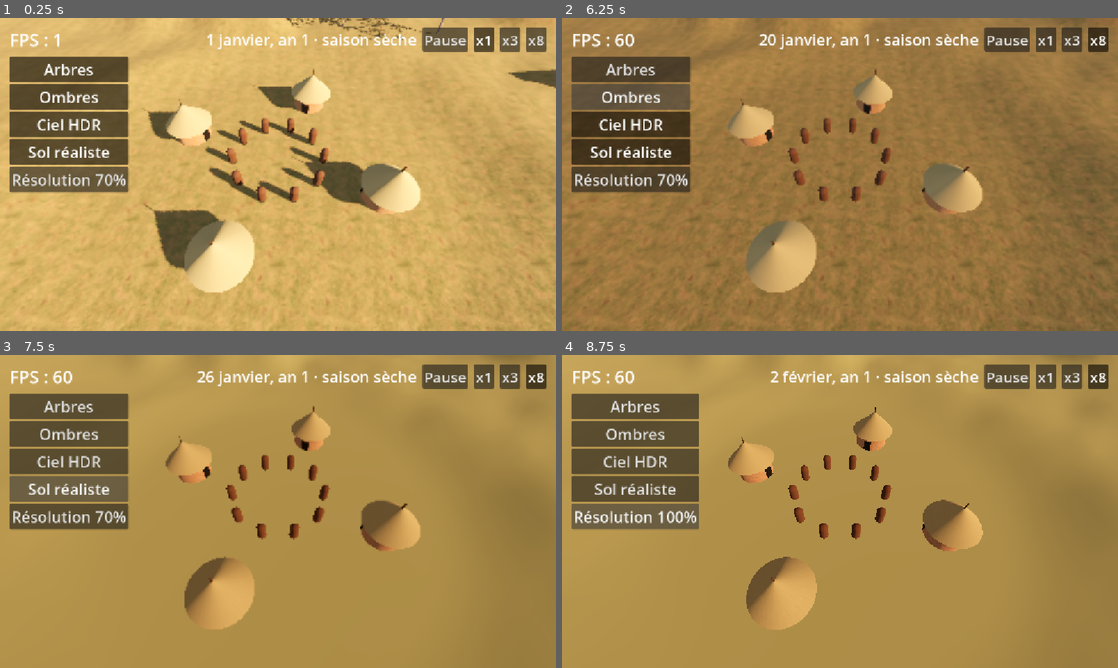
Above: before the commit, frames 1-4 (two rows, left to right).
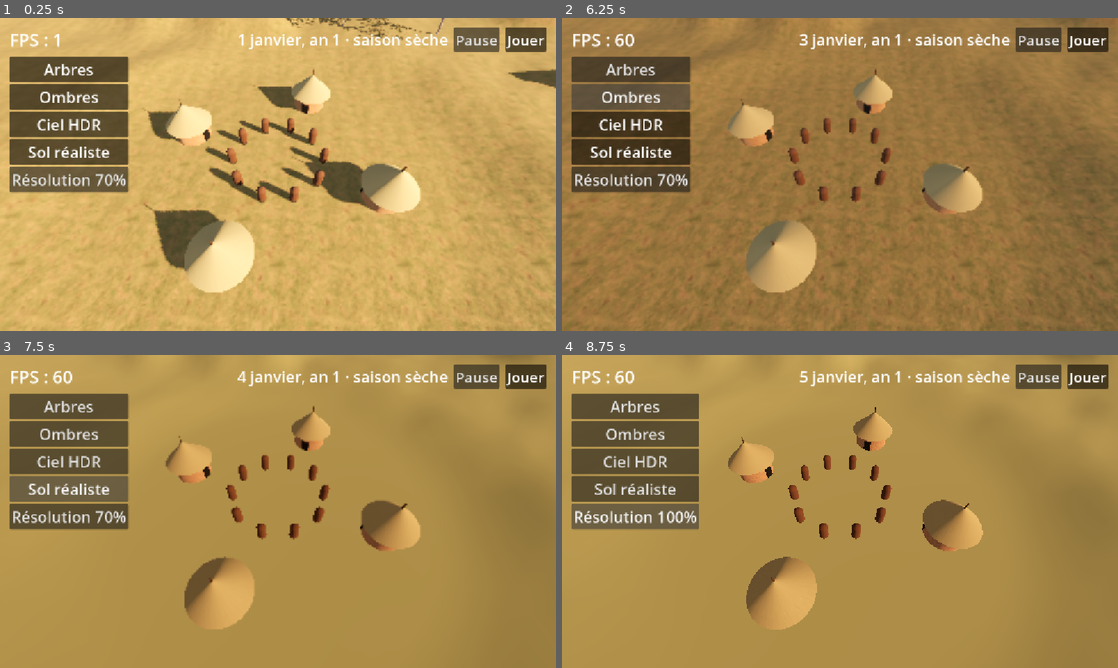
Above: after the commit, the same moments.

Repository: barroapk/faso-kanou
Game: Godot game, scene res://scenes/main.tscn
The game is run twice, just before and just after one commit, with the same random seed, the same clock (stepped at 60 frames per second) and the same inputs. A sky picture missing from this copy of the repository is replaced by a grey-blue gradient.
Inputs (mouse positions are in pixels of both pictures, inside the frame that each line leads up to):
- Up to frame 1 (0.25 s): no input
- Up to frame 2 (6.25 s): click "Pause" at 0.5 s; click (1045, 39) at 1.25 s, where only the run before the commit has a clickable "x1"; click (1073, 39) at 2 s, where only the run before the commit has a clickable "x3"; click (1095, 39) at 2.75 s, where only the run before the commit has a clickable "x8"; click (1090, 39) at 3.5 s, where only the run after the commit has a clickable "Jouer"; click (1090, 39) at 4.25 s, where only the run after the commit has a clickable "Jouer"; click "Arbres" at 5 s; click "Ombres" at 5.75 s
- Up to frame 3 (7.5 s): click "Ciel HDR" at 6.5 s; click "Sol réaliste" at 7.25 s
- Up to frame 4 (8.75 s): click "Résolution 70%" at 8 s

The runs differ from the first frame. In frame 1, 1.8% of the frame differs, in the area x 37-98%, y 2-11%; in frame 2, 1.8%, in the area x 35-98%, y 3-11%; in frame 3, 1.8%; in frame 4, 1.8%.

Commit message:
Vitesse : seulement Pause et Jouer pour le joueur

Diff:
--- a/scripts/interface/bandeau.gd
+++ b/scripts/interface/bandeau.gd
@@ -16,7 +16,7 @@
     barre.add_child(etiquette_date)
 
     var groupe := ButtonGroup.new()
-    var noms := ["Pause", "x1", "x3", "x8"]
+    var noms := ["Pause", "Jouer"]
     for i in noms.size():
         var b := Button.new()
         b.text = noms[i]
